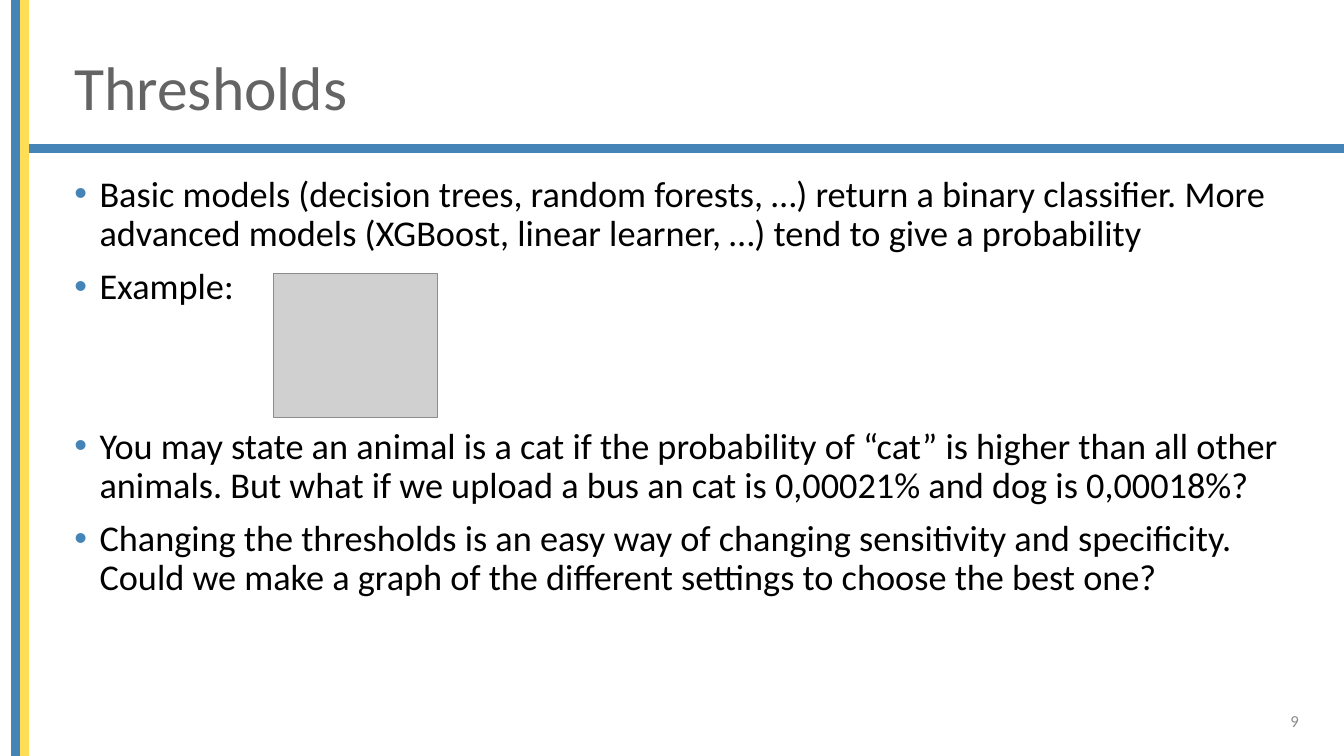
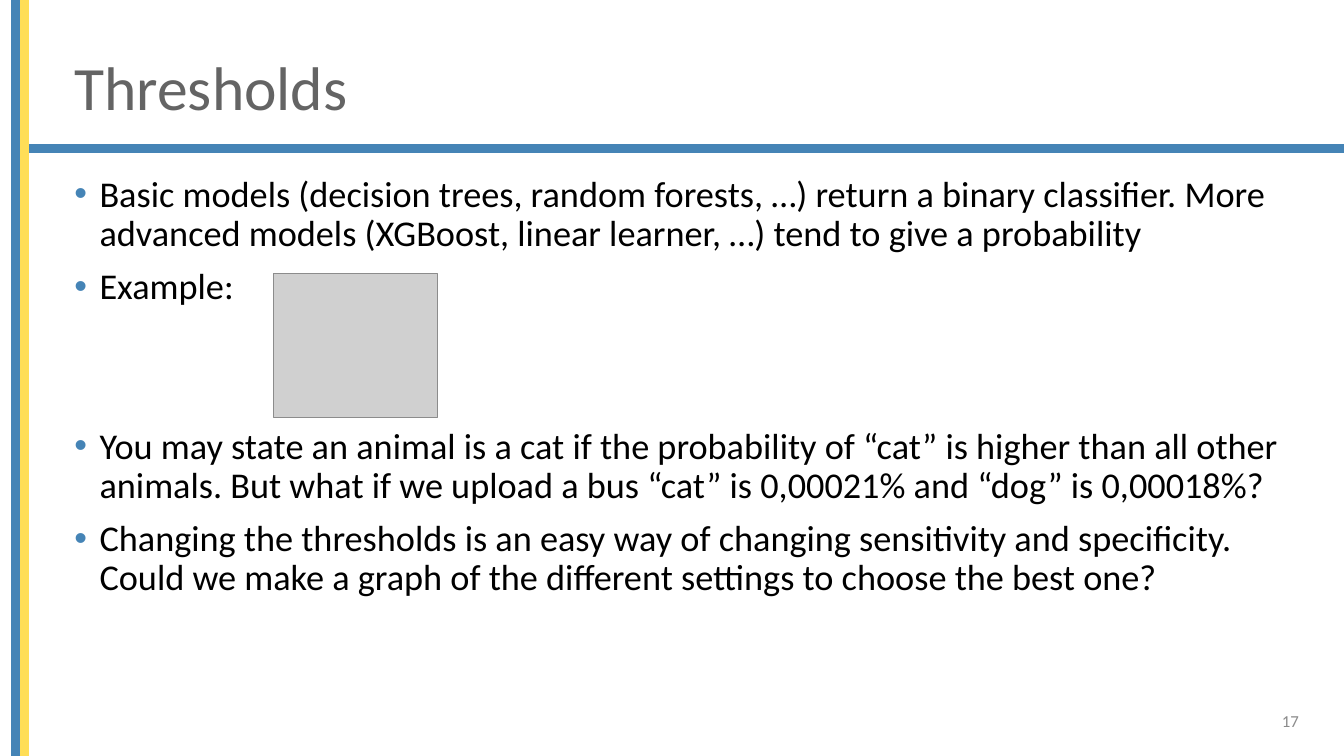
Before and after one commit to mjochen/Cello_AI, a slide deck: slide 17 of ppts/5 - Model quality.pptx (slide 9 before the commit). Drawn at 1344x756 pixels with LibreOffice and Linux fonts; fonts in the diff are those of the drawing; grey boxes stand for pictures; background and template pictures are left out. Boxes give left, top, right and bottom in pixels: in the first picture for what was removed or moved away, otherwise in the second. Text is boxed around its words. In the diff, an @@ line names an element or a change of style, - is before the commit and + after.

```diff
--- a/ppts/5 - Model quality.pptx
+++ b/ppts/5 - Model quality.pptx
@@ text at <box>100,433,1277,505</box>: text changed @@
-• You may state an animal is a cat if the probability of “cat” is higher than all other animals. But what if we upload a bus an cat is 0,00021% and dog is 0,00018%?
+• You may state an animal is a cat if the probability of “cat” is higher than all other animals. But what if we upload a bus “cat” is 0,00021% and “dog” is 0,00018%?
@@ page number at <box>1282,716,1299,727</box>: text changed @@
-9
+17
```
Also in this commit, not shown: 6 other slides changed, 9 slides added, 1 slide removed, 16 other files.
